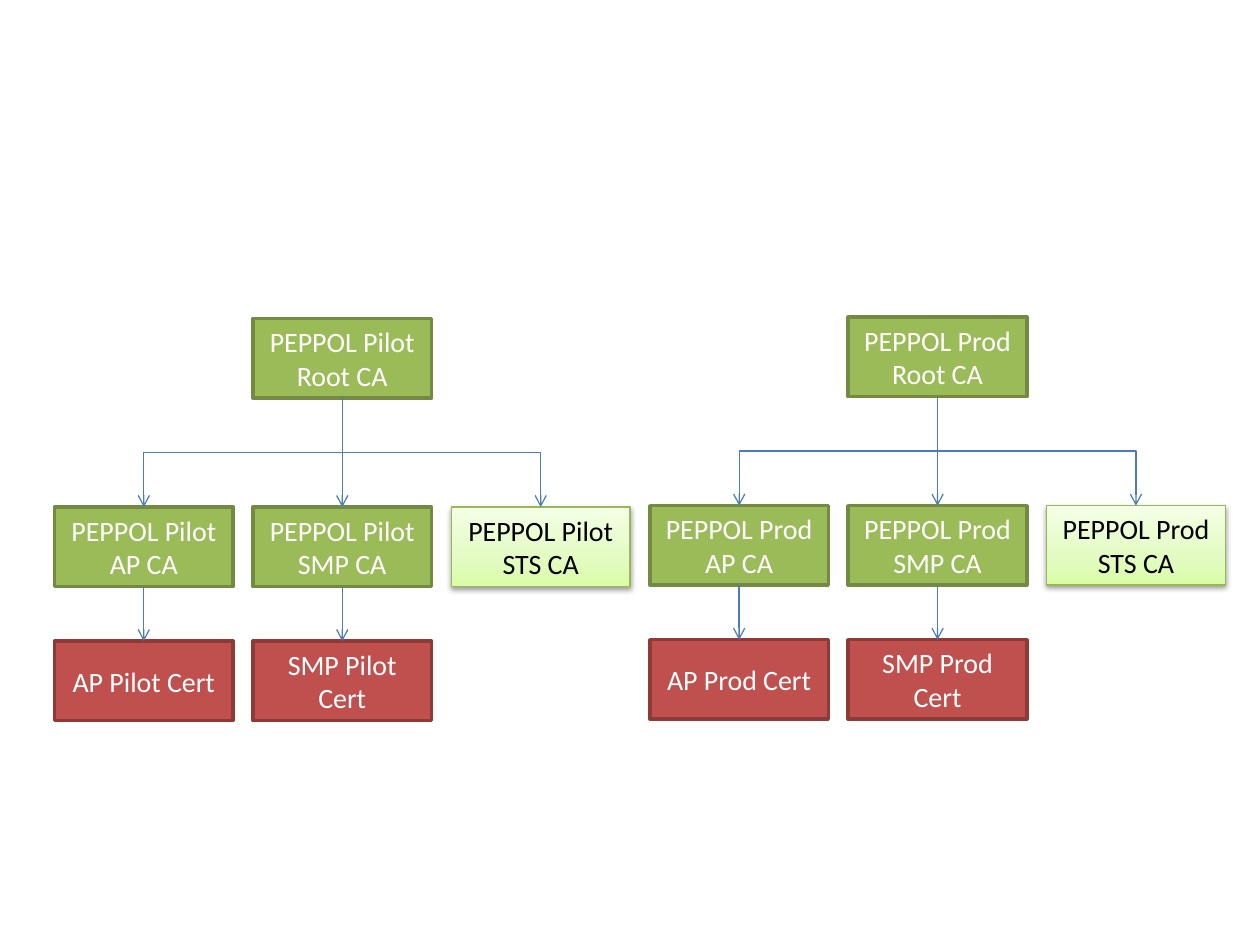
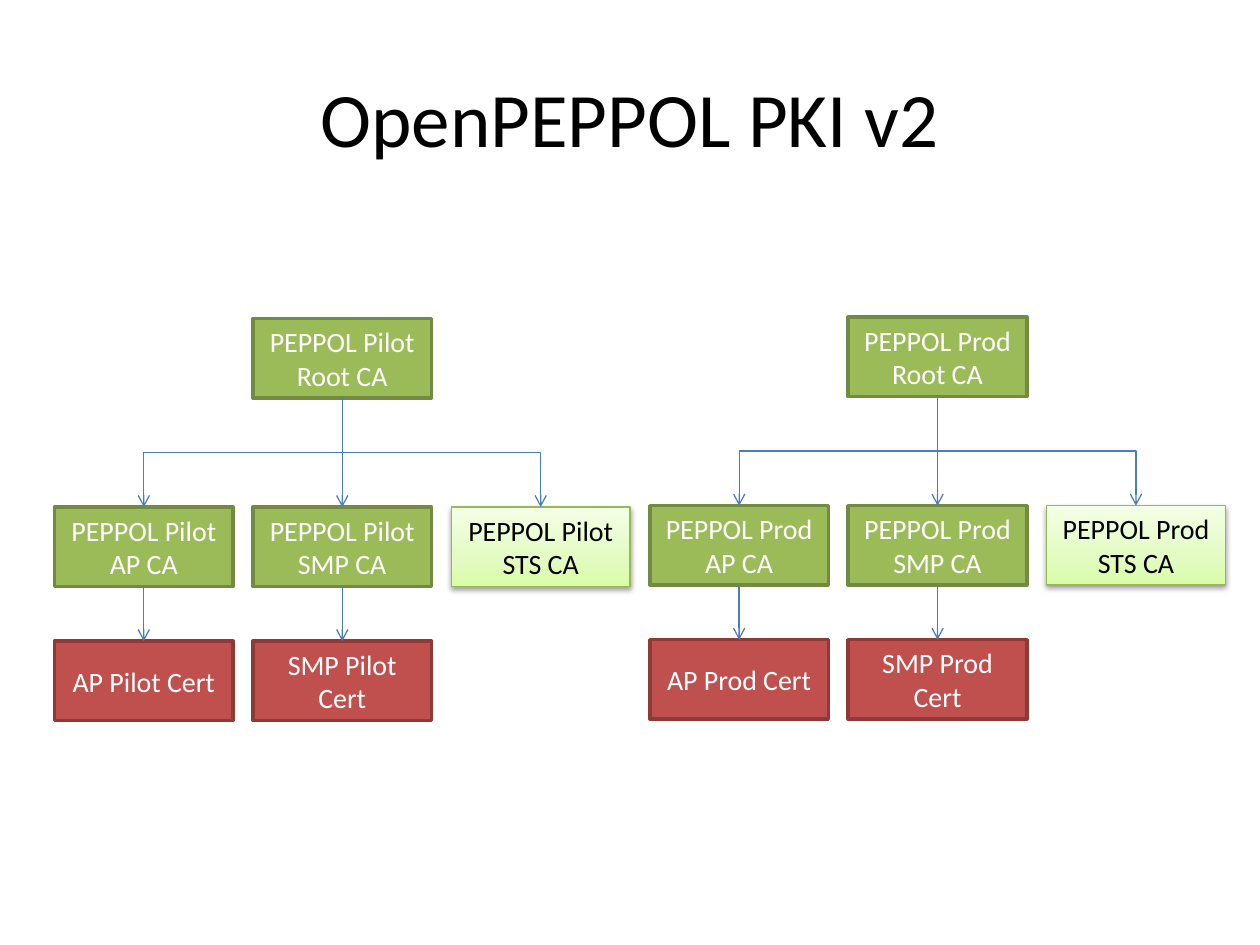
Before and after one commit to phax/peppol-practical, a slide deck: slide 3 of docs/PEPPOL practical.pptx. Drawn at 1260x945 pixels with LibreOffice and Linux fonts; fonts in the diff are those of the drawing. Boxes give left, top, right and bottom in pixels: in the first picture for what was removed or moved away, otherwise in the second. Text is boxed around its words. In the diff, an @@ line names an element or a change of style, - is before the commit and + after.

```diff
--- a/docs/PEPPOL practical.pptx
+++ b/docs/PEPPOL practical.pptx
@@ title added at box(321, 97, 938, 160), 44 pt, text #000000 @@
+OpenPEPPOL PKI v2
```
Also in this commit, not shown: 1 other slide changed, 2 slides removed, 3 other files.
